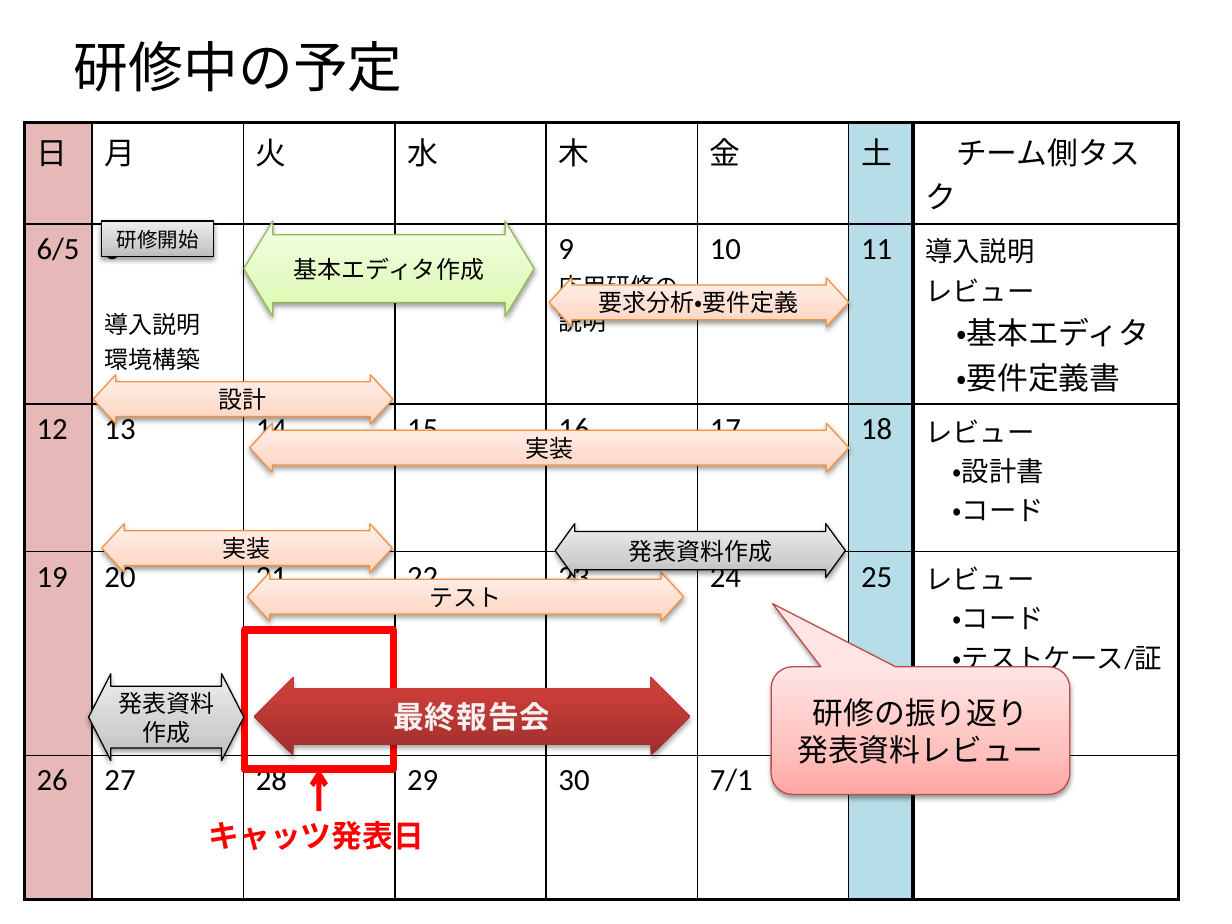
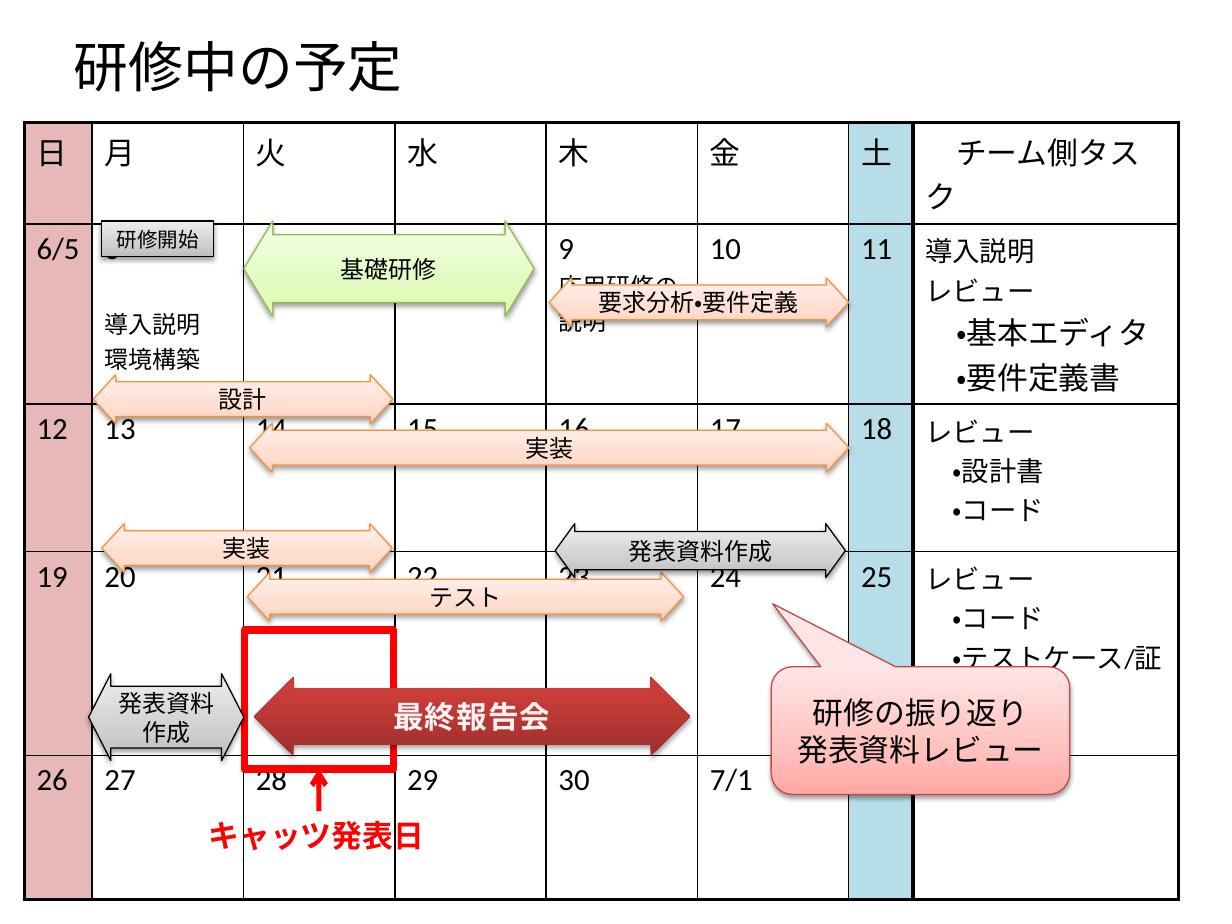
Before and after one commit to N-Saito/Training, a slide deck: slide 6 of 新人研修.pptx (slide 8 before the commit). Drawn at 1232x924 pixels with LibreOffice and Linux fonts; fonts in the diff are those of the drawing. Boxes give left, top, right and bottom in pixels: in the first picture for what was removed or moved away, otherwise in the second. Text is boxed around its words. In the diff, an @@ line names an element or a change of style, - is before the commit and + after.

```diff
--- a/新人研修.pptx
+++ b/新人研修.pptx
@@ text in left right arrow at (x1=341, y1=258, x2=437, y2=280): text changed @@
-基本エディタ作成
+基礎研修
```
Also in this commit, not shown: 6 other slides changed, 3 slides removed.
